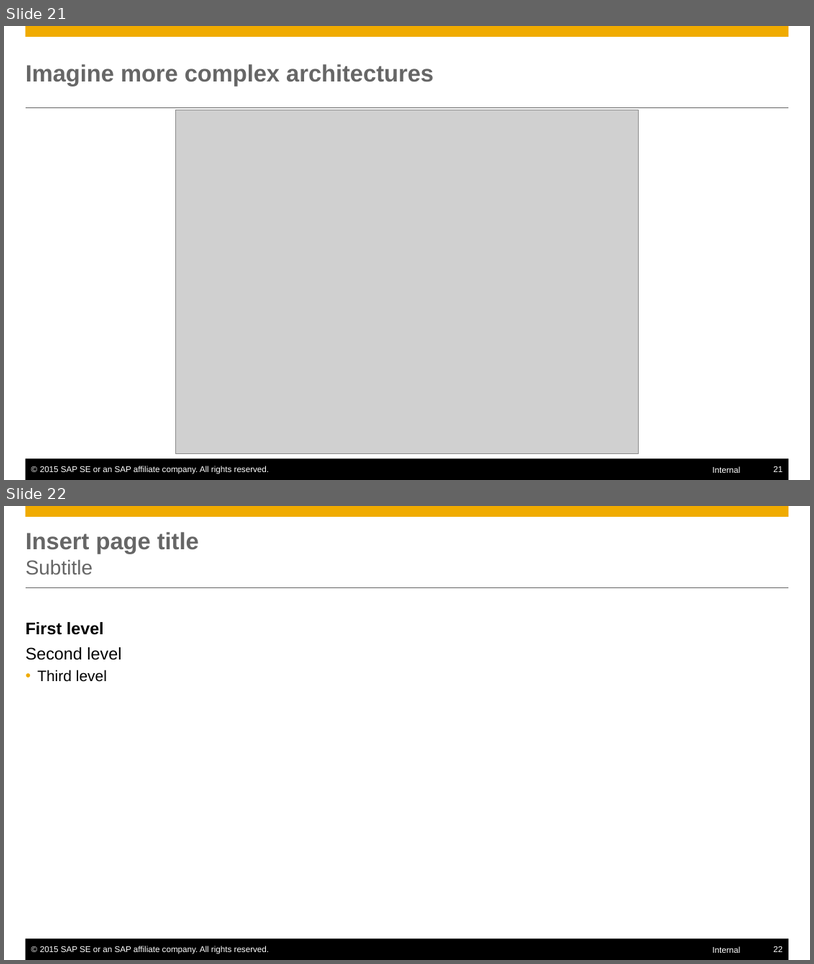
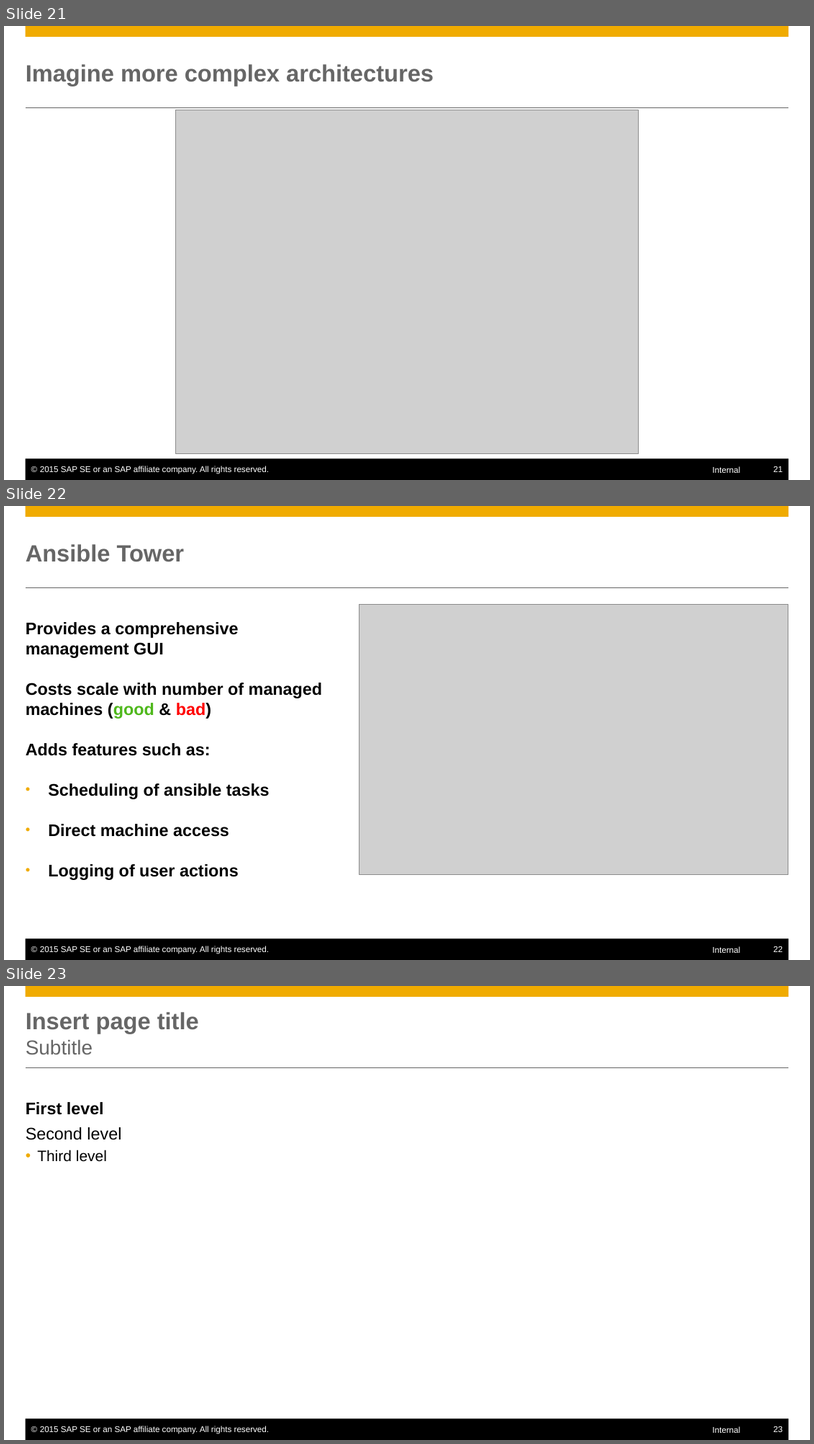
Before and after one commit to Hingo/ansible_meteor, a slide deck: presentation/slides.pptx. Shown one above the other, each under a label of ours: slides 21 and 22 before the commit, slides 21, 22 and 23 after it. The pictures are 814x964 and 814x1444 pixels, drawn with LibreOffice and Linux fonts; fonts in the diff are those of the drawing; grey boxes stand for pictures. Boxes give left, top, right and bottom in pixels: in the first picture for what was removed or moved away, otherwise in the second. Text is boxed around its words. In the diff, an @@ line names an element or a change of style, - is before the commit and + after.

Commit message:
updated slides

```diff
--- a/presentation/slides.pptx
+++ b/presentation/slides.pptx
@@ slide 22 added at <box>4,506,810,960</box>, background #FFFFFF; not listed: 6 template elements that a slide beside it also shows @@
@@ title added at <box>26,544,185,562</box>, 28 pt, text #666666, bold @@
+Ansible Tower
@@ picture added at <box>360,605,789,875</box> @@
@@ text added at <box>26,622,322,880</box>, 20 pt, text #000000, bold @@
+Provides a comprehensive management GUI
+Costs scale with number of managed machines (good & bad)
+Adds features such as:
+• Scheduling of ansible tasks
+• Direct machine access
+• Logging of user actions
@@ what was slide 22 is now slide 23 @@
```
Also in this commit, not shown: 1 slide changed, 3 other files.
